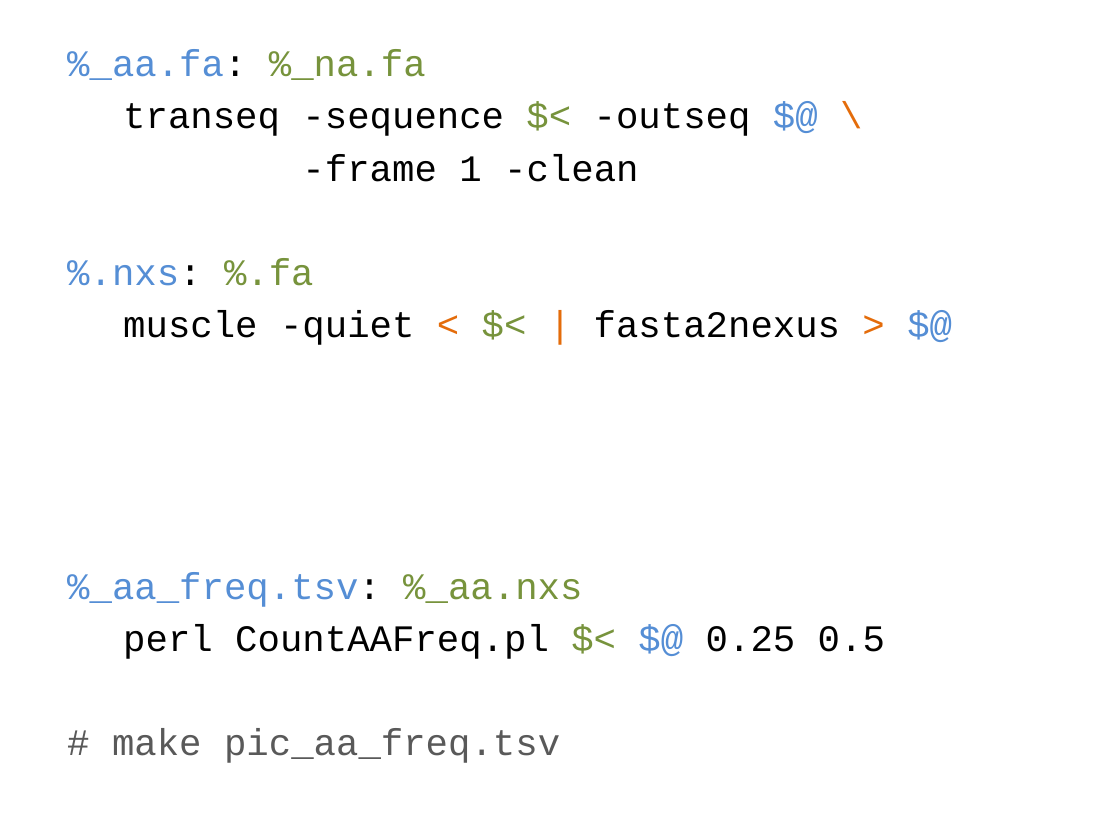
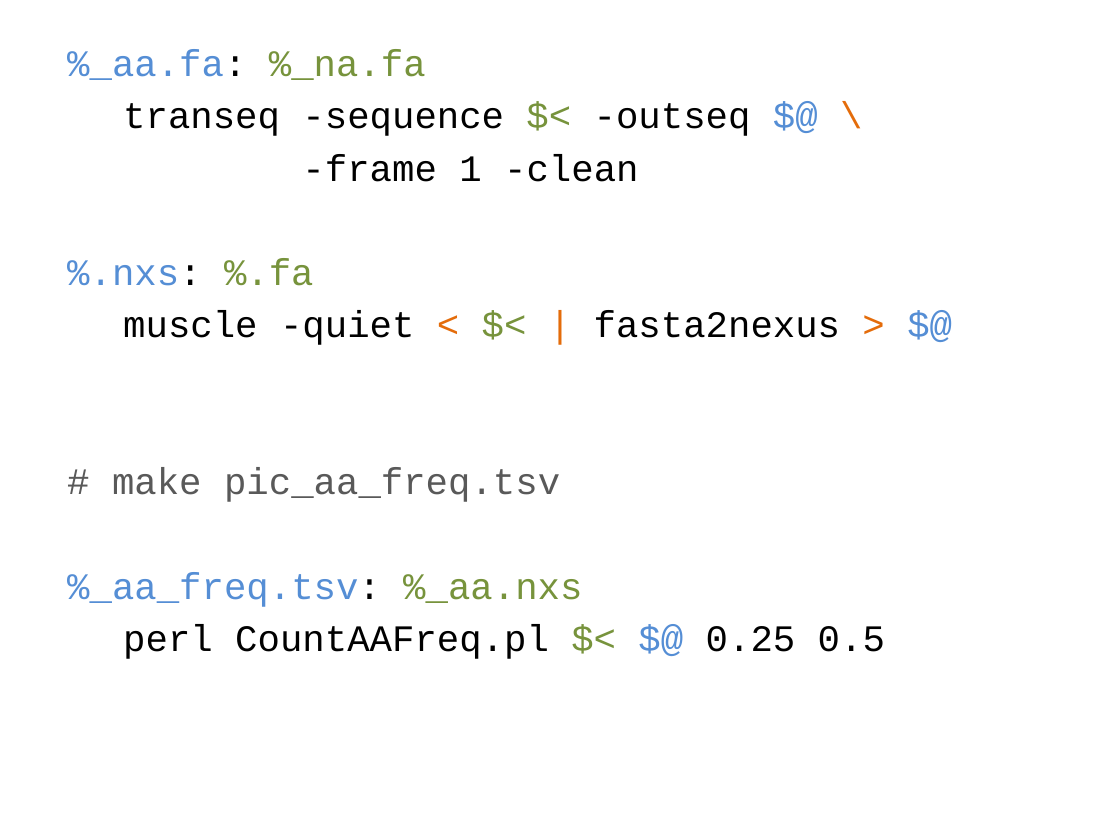
Before and after one commit to tsibley/Workflows-and-Parallel-Processing, a slide deck: slide 14 of CBG-2014-05-21.pptx. Drawn at 1120x840 pixels with LibreOffice and Linux fonts; fonts in the diff are those of the drawing. Boxes give left, top, right and bottom in pixels: in the first picture for what was removed or moved away, otherwise in the second. Text is boxed around its words. In the diff, an @@ line names an element or a change of style, - is before the commit and + after.

Commit message:
Correct minor typos noted during the presentation today

```diff
--- a/CBG-2014-05-21.pptx
+++ b/CBG-2014-05-21.pptx
@@ text at box(112, 468, 560, 502): paragraph added @@
+# make pic_aa_freq.tsv
@@ text at box(112, 729, 560, 763): paragraph removed @@
-# make pic_aa_freq.tsv
```
Also in this commit, not shown: 3 other slides changed.
